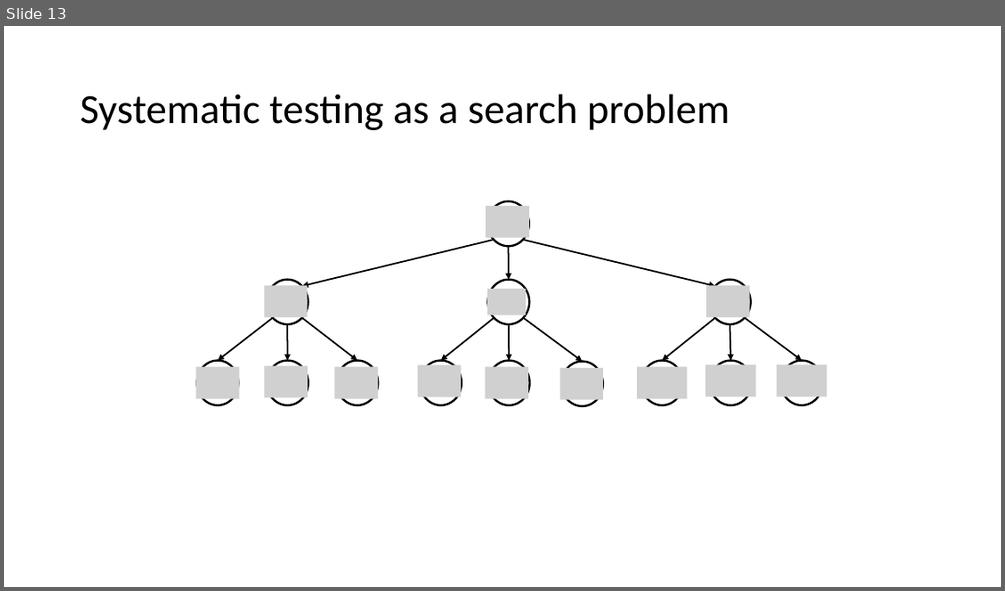
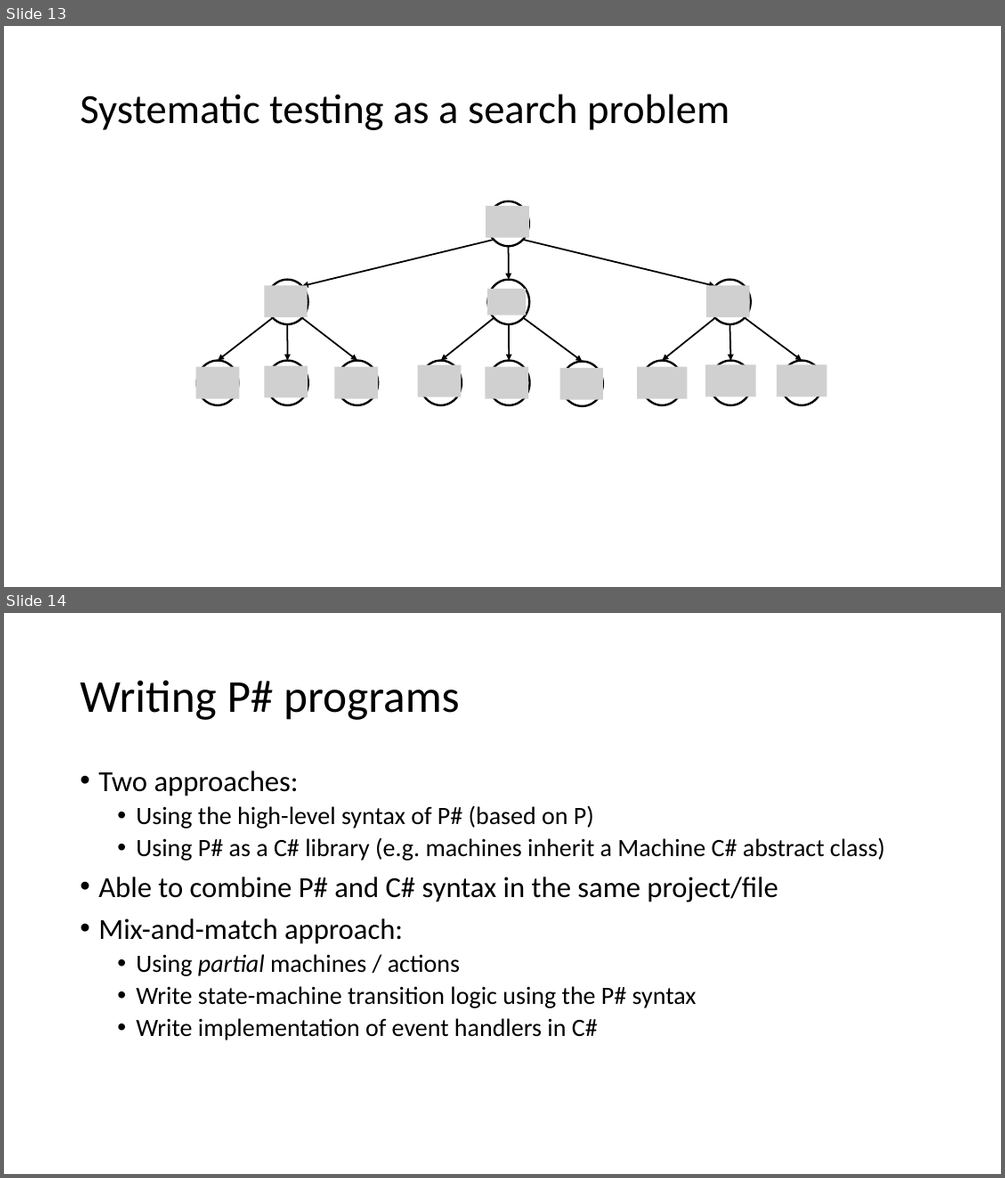
Before and after one commit to p-org/P, a slide deck: Tutorial/P-tutorial.pptx. Shown one above the other, each under a label of ours: slide 13 before the commit, slides 13 and 14 after it. The pictures are 1005x591 and 1005x1178 pixels, drawn with LibreOffice and Linux fonts; fonts in the diff are those of the drawing; grey boxes stand for pictures. Boxes give left, top, right and bottom in pixels: in the first picture for what was removed or moved away, otherwise in the second. Text is boxed around its words. In the diff, an @@ line names an element or a change of style, - is before the commit and + after.

```diff
--- a/Tutorial/P-tutorial.pptx
+++ b/Tutorial/P-tutorial.pptx
@@ slide 14 added at [4,613,1001,1174], background #FFFFFF @@
@@ title added at [80,680,460,720], 44 pt, text #000000 @@
+Writing P# programs
@@ text added at [98,771,885,1040], 24 pt, text #000000 @@
+• Two approaches:
+  • Using the high-level syntax of P# (based on P)
+  • Using P# as a C# library (e.g. machines inherit a Machine C# abstract class)
+• Able to combine P# and C# syntax in the same project/file
+• Mix-and-match approach:
+  • Using partial machines / actions
+  • Write state-machine transition logic using the P# syntax
+  • Write implementation of event handlers in C#
```
Also in this commit, not shown: 7 other slides added, 4 other files.
